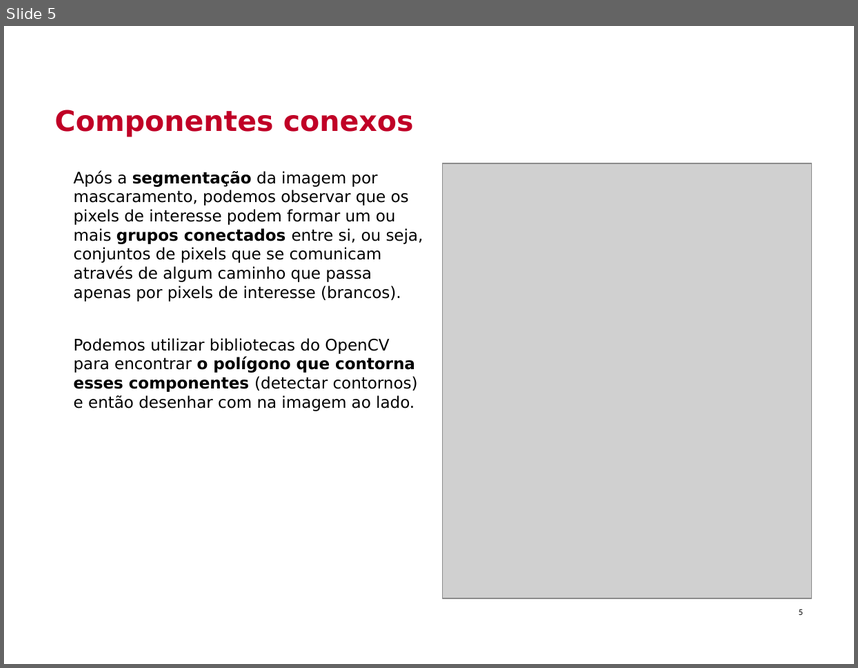
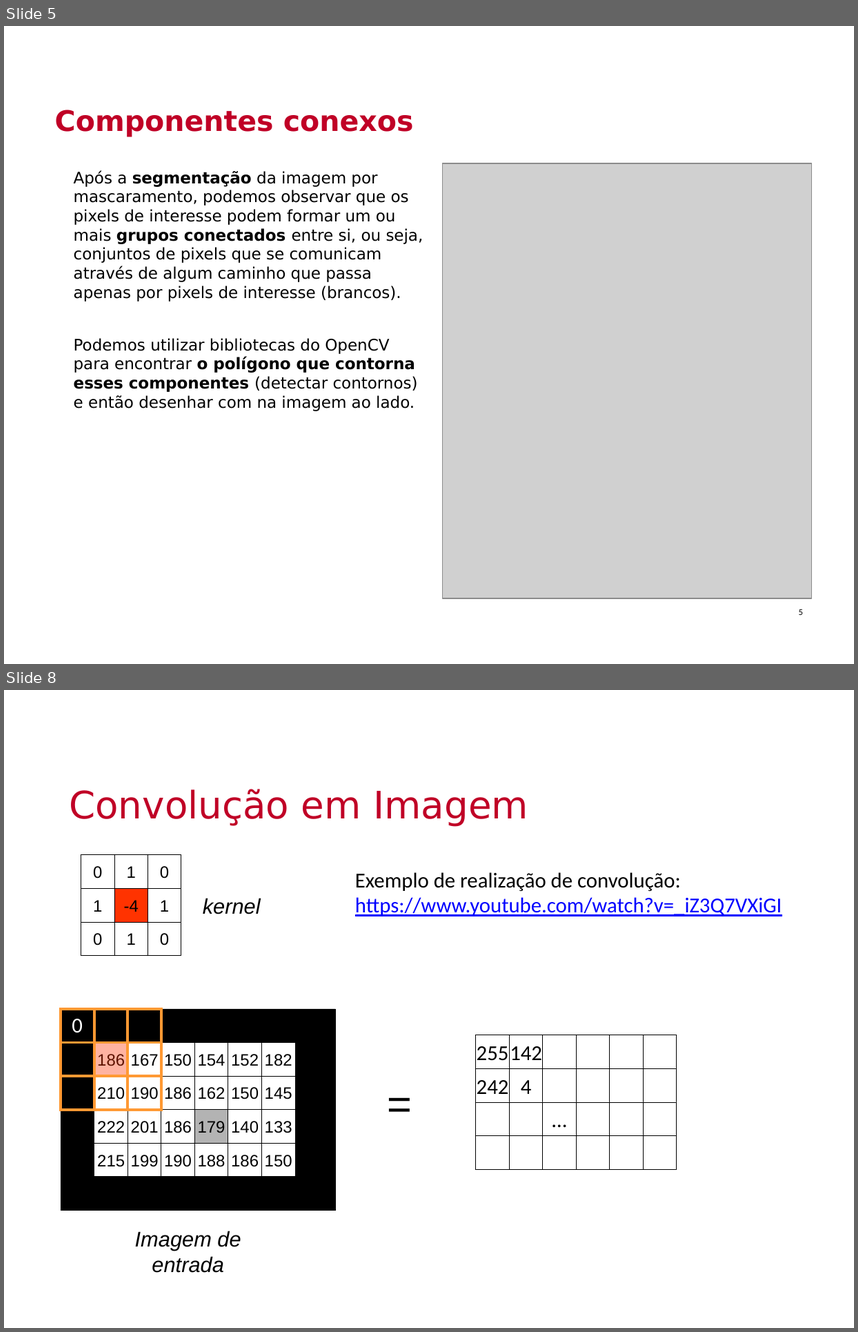
Before and after one commit to Insper/robotica-computacional, a slide deck: docs/modulos/05-visao-p2/slides.pptx. Shown one above the other, each under a label of ours: slide 5 before the commit, slides 5 and 8 after it; the slides between them are not shown. The pictures are 858x668 and 858x1332 pixels, drawn with LibreOffice and Linux fonts; fonts in the diff are those of the drawing; grey boxes stand for pictures; background and template pictures are left out. Boxes give left, top, right and bottom in pixels: in the first picture for what was removed or moved away, otherwise in the second. Text is boxed around its words. In the diff, an @@ line names an element or a change of style, - is before the commit and + after.

```diff
--- a/docs/modulos/05-visao-p2/slides.pptx
+++ b/docs/modulos/05-visao-p2/slides.pptx
@@ slide 8 added at [4, 690, 854, 1328], background picture (left out) @@
@@ text added at [69, 789, 528, 827], 32 pt, text #C00026 @@
+Convolução em Imagem
@@ text added at [355, 872, 782, 916], 18 pt, text #0000FF, underline @@
+Exemplo de realização de convolução:
+https://www.youtube.com/watch?v=_iZ3Q7VXiGI
@@ free added at [154, 888, 308, 922], 18 pt, text #000000, italic @@
+kernel
@@ group added at [81, 855, 181, 955]: 9 freeform shapes @@
+0
+1
+0
+1
+-4
+1
+0
+1
+0
@@ freeform shape added at [61, 1009, 335, 1210], fill #000000, outline #000000 0.51 pt @@
@@ text added at [72, 1018, 83, 1033], 18 pt, text #FFFFFF @@
+0
@@ group added at [61, 1009, 161, 1109]: 9 freeform shapes @@
@@ free added at [322, 1072, 476, 1132], 36 pt, text #000000, italic @@
+=
@@ group added at [94, 1042, 294, 1176]: 24 freeform shapes @@
+186
+167
+150
+154
+152
+182
+210
+190
+186
+150
+162
+145
+222
+201
+186
+179
+140
+133
+215
+199
+190
+186
+188
+150
@@ group added at [476, 1035, 677, 1169]: 24 freeform shapes @@
+255
+142
+242
+4
+…
@@ free added at [111, 1221, 265, 1281], 18 pt, text #000000, italic @@
+Imagem de entrada
```
Also in this commit, not shown: 1 slide changed, 6 other slides added, 4 other files.
